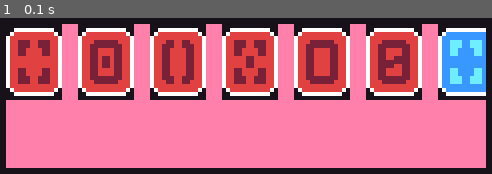
Above: before the commit, frame 1.
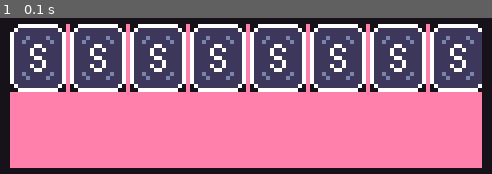
Above: after the commit, the same moment.

Repository: CtrlVeee/Stack-pygame-proj
Game: pygame game, started from main.py
The game is run twice, just before and just after one commit, with the same random seed, the same clock (stepped at 60 frames per second) and the same inputs.
Inputs:
- Up to frame 1 (0.1 s): no input

The runs differ from the first frame. In frame 1, 45% of the frame differs, in the area x 1-99%, y 3-97%.

Commit message:
display work yey

Diff:
--- a/main.py
+++ b/main.py
@@ -14,7 +14,7 @@
 bg_color = pg.Color(23, 17, 26)
 pink = pg.Color(255, 128, 170)
 
-deck_srf = pg.Surface((120*scale, 36*scale))
+deck_srf = pg.Surface((118*scale, 36*scale))
 deck_rect = deck_srf.get_rect()
 deck_srf.fill(pink)
 
@@ -30,7 +30,7 @@
 
 card_group = pg.sprite.Group()
 for x in range(8):
-    card_rect = pg.Rect(x*18*scale, 0*scale, 14*scale, 19*scale)
+    card_rect = pg.Rect(x*15*scale, 0*scale, 14*scale, 17*scale)
     card = card_obj(card_rect, cards[x], deck_srf)
     card_group.add(card)
 
--- a/objects.py
+++ b/objects.py
@@ -1,6 +1,6 @@
 #use for
 import pygame as pg
-
+scale = 4
 def dead_cntr (scr, dim):
     x = abs(int((scr.get_width() - dim[0])/2))
     y = abs(int((scr.get_height() - dim[1])/2))
@@ -12,11 +12,17 @@
         pg.sprite.Sprite.__init__(self)
         self.rect = rect_data
         self.img = kindOf #what color and symbol
-        self.flipped_img = pg.image.load("flipped-card.png")
+        flipped_img = pg.image.load("flipped-card.png").convert_alpha()
+        self.flipped_img = pg.transform.scale(flipped_img, (14*scale, 17*scale))
+        self.blit_img = self.flipped_img
         self.blit_srf = scr
         self.hint_active = False
         self.hover = False #tracks if mouse hovers over card
         self.in_use = False #sets if the deck shows an empty-card or a flipped one
         # the card objs will be updated through a sprite group
     def update(self):
-        self.blit_srf.blit(self.img, self.rect)
+        if self.hover == False:
+            self.blit_img = self.flipped_img
+        elif self.hover == True:
+            self.blit_img = self.img
+        self.blit_srf.blit(self.blit_img, self.rect)
